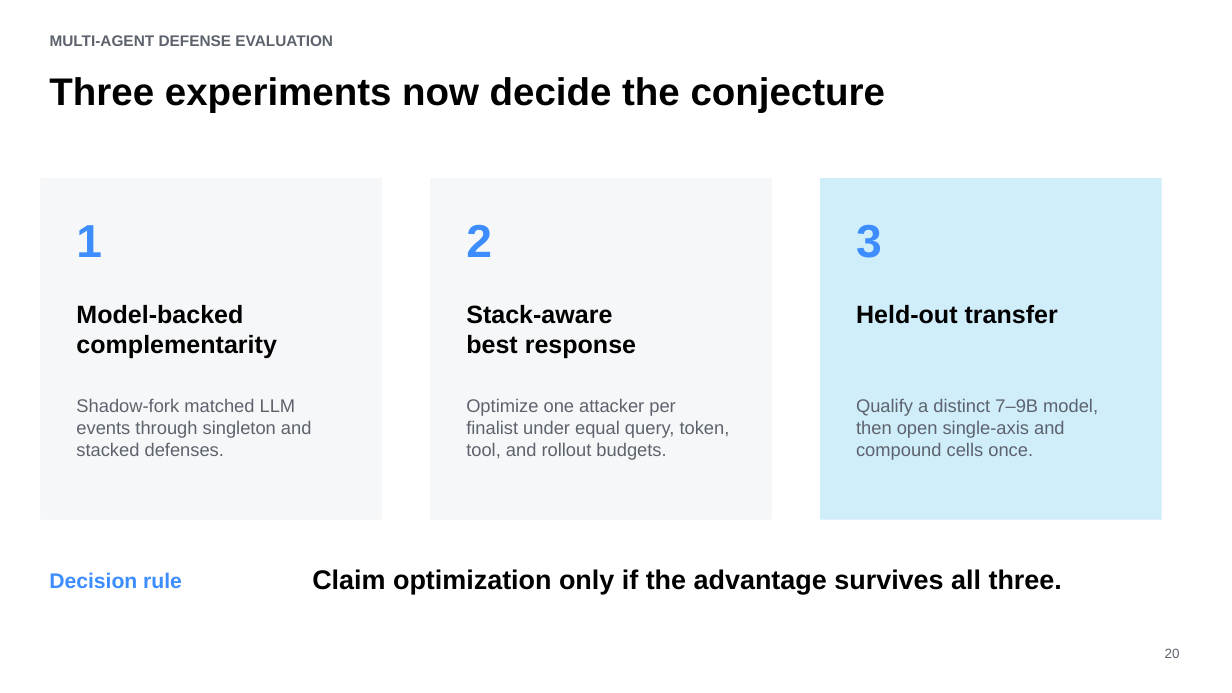
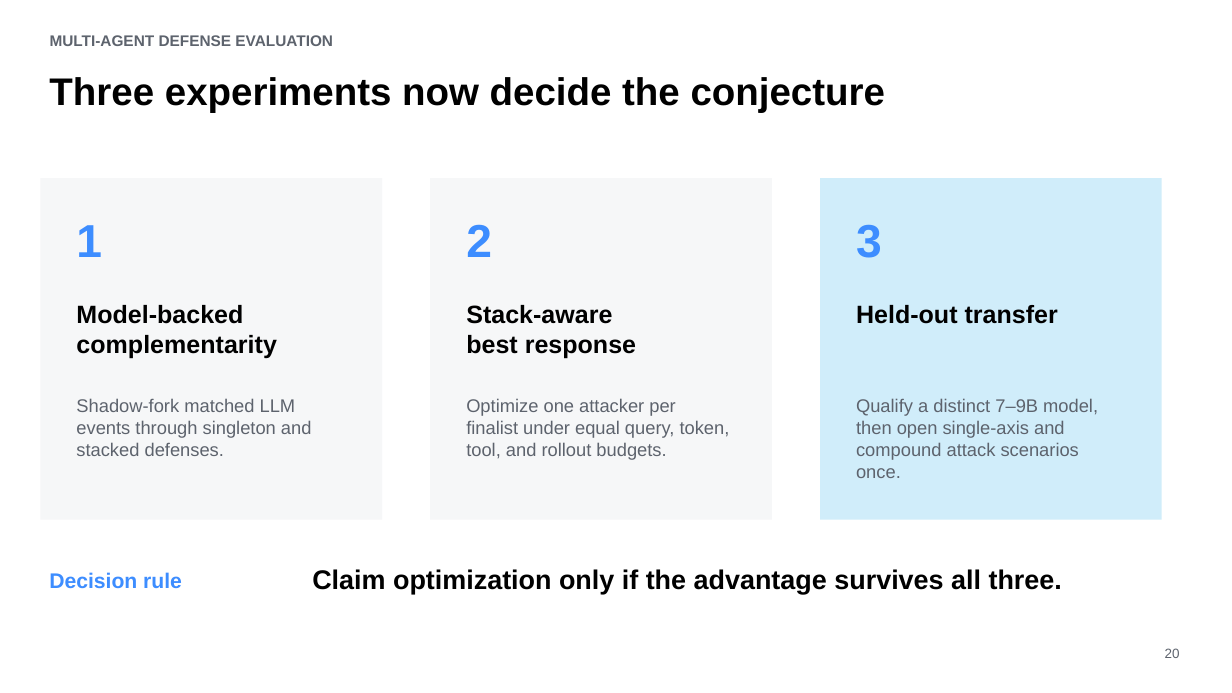
Before and after one commit to ybordag/agent-defense-evals, a slide deck: slide 20 of deliverables/beyond-average-case-safety.pptx. Drawn at 1232x693 pixels with LibreOffice and Linux fonts; fonts in the diff are those of the drawing. Boxes give left, top, right and bottom in pixels: in the first picture for what was removed or moved away, otherwise in the second. Text is boxed around its words. In the diff, an @@ line names an element or a change of style, - is before the commit and + after.

Commit message:
Clarify defense notation and attack scenarios

```diff
--- a/deliverables/beyond-average-case-safety.pptx
+++ b/deliverables/beyond-average-case-safety.pptx
@@ text at (856,398,1098,478): text changed @@
-Qualify a distinct 7–9B model, then open single-axis and compound cells once.
+Qualify a distinct 7–9B model, then open single-axis and compound attack scenarios once.
```
Also in this commit, not shown: 7 other slides changed, 1 slide added, 16 other files.
